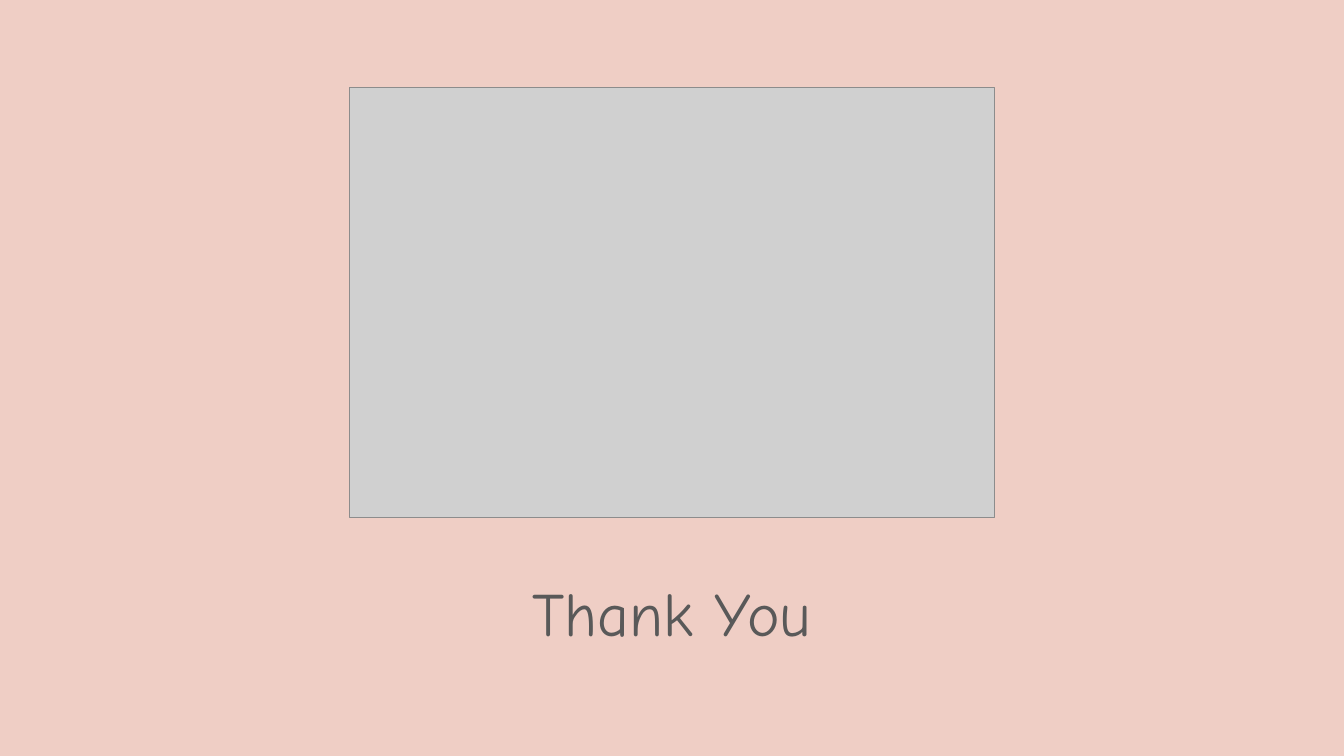
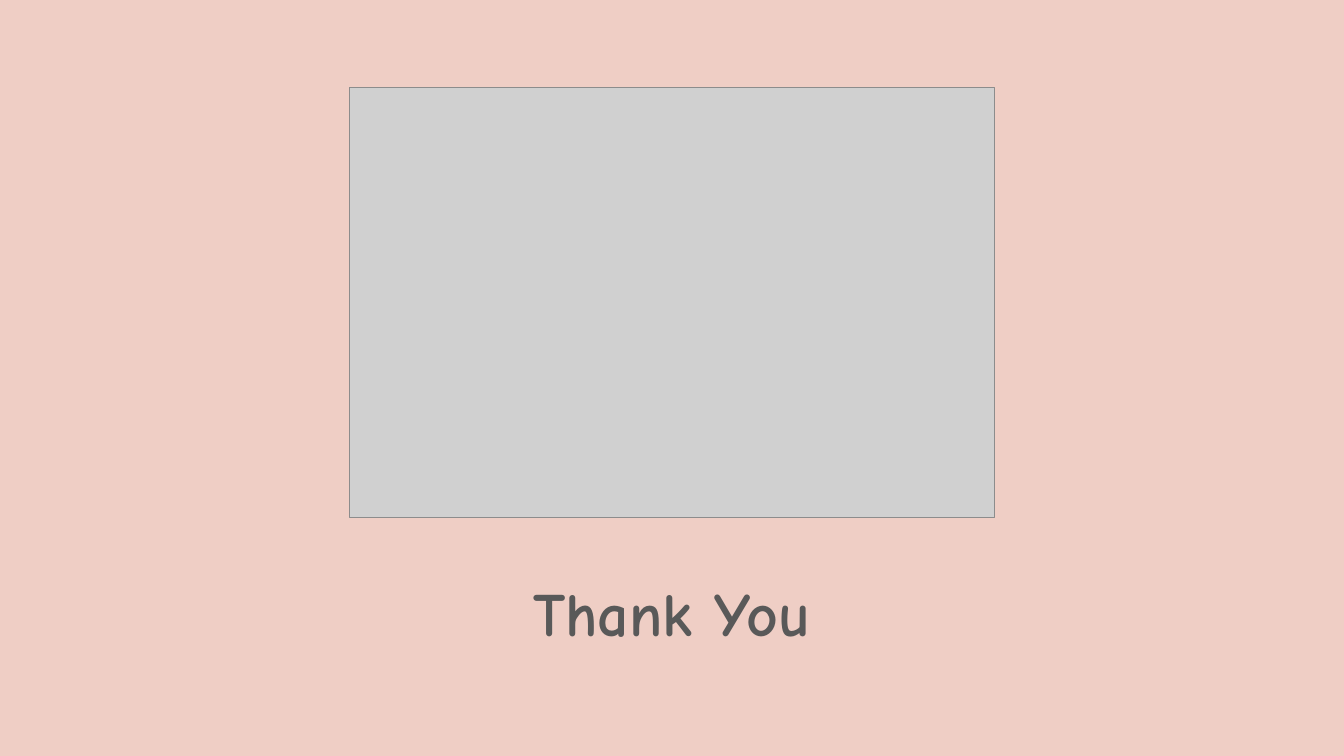
Before and after one commit to lejk8104/Project_Package_Diagram, a slide deck: slide 18 of Why we use UML_초안.pptx. Drawn at 1344x756 pixels with LibreOffice and Linux fonts; fonts in the diff are those of the drawing; grey boxes stand for pictures. Boxes give left, top, right and bottom in pixels: in the first picture for what was removed or moved away, otherwise in the second. Text is boxed around its words. In the diff, an @@ line names an element or a change of style, - is before the commit and + after.

```diff
--- a/Why we use UML_초안.pptx
+++ b/Why we use UML_초안.pptx
@@ text "Thank You" at box(533, 594, 811, 637): bold on @@
```
Also in this commit, not shown: 2 other slides changed, 3 slides added, 3 slides removed.
